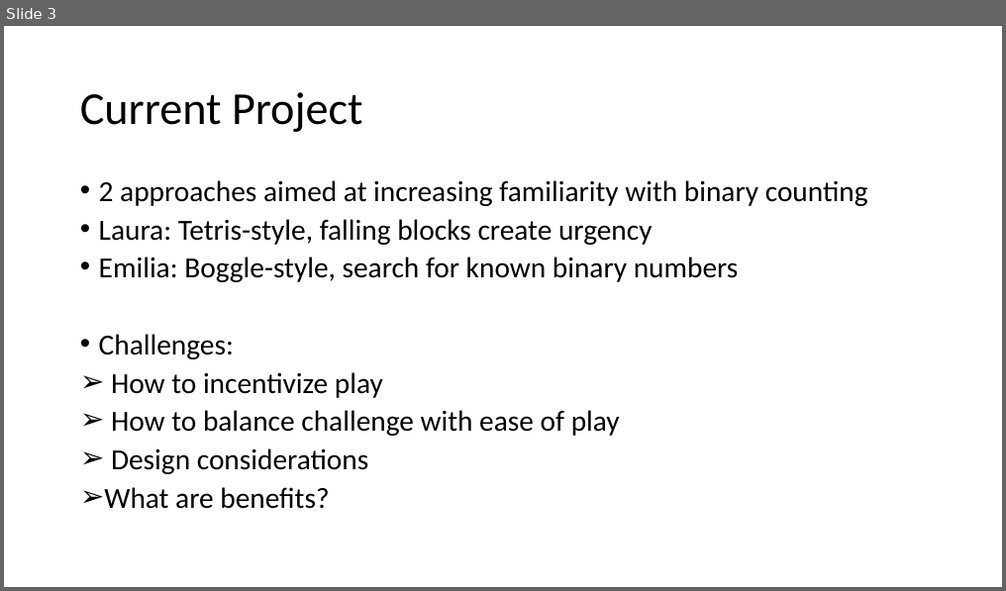
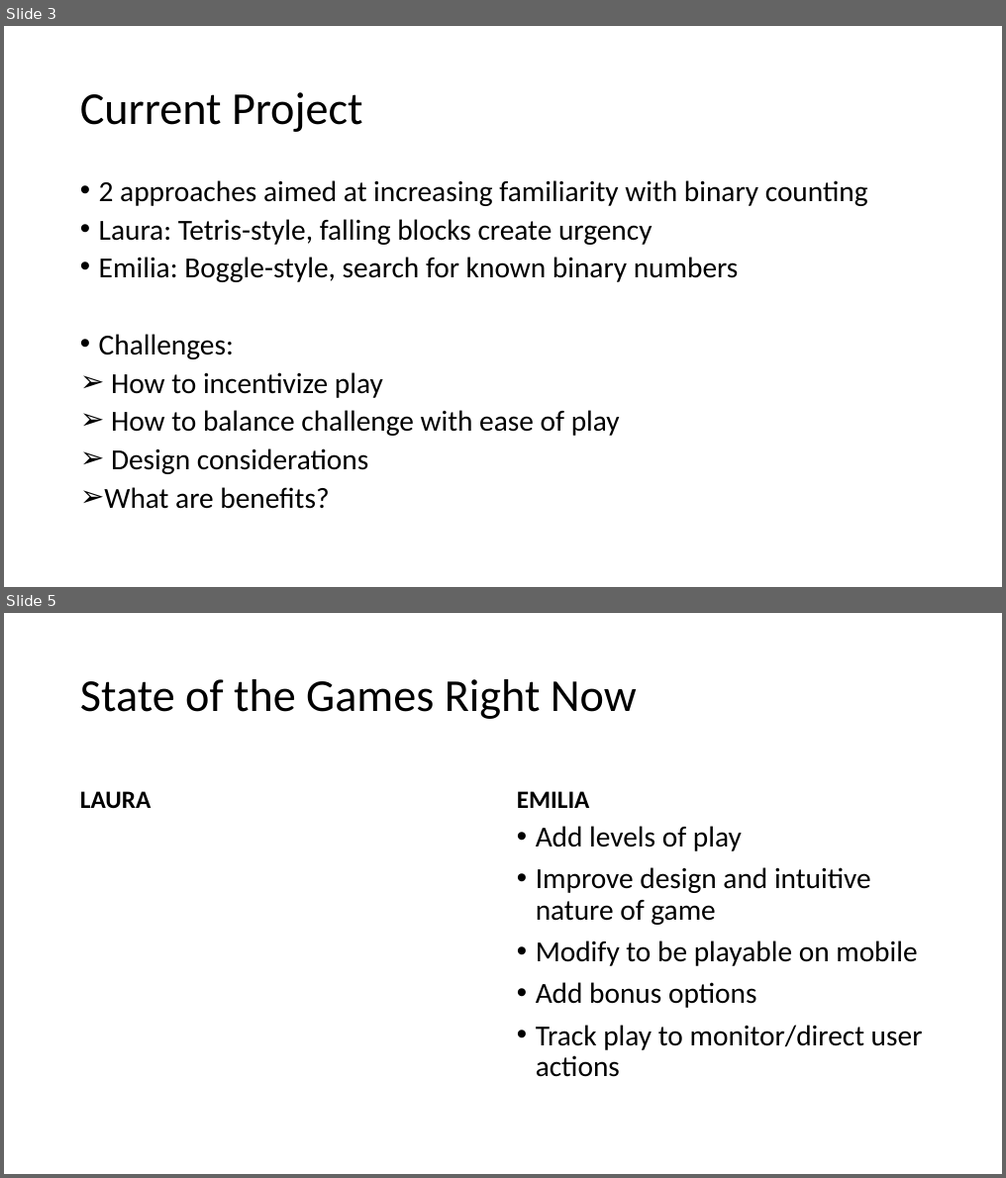
Before and after one commit to lvonessen/cse510-binaryproject, a slide deck: BinaryGames.pptx. Shown one above the other, each under a label of ours: slide 3 before the commit, slides 3 and 5 after it; the slides between them are not shown. The pictures are 1006x591 and 1006x1178 pixels, drawn with LibreOffice and Linux fonts; fonts in the diff are those of the drawing. Boxes give left, top, right and bottom in pixels: in the first picture for what was removed or moved away, otherwise in the second. Text is boxed around its words. In the diff, an @@ line names an element or a change of style, - is before the commit and + after.

```diff
--- a/BinaryGames.pptx
+++ b/BinaryGames.pptx
@@ slide 5 added at [4,613,1002,1174], background #FFFFFF @@
@@ title added at [80,679,637,719], 44 pt, text #000000 @@
+State of the Games Right Now
@@ text added at [80,791,151,809], 24 pt, text #000000, bold @@
+LAURA
@@ text added at [517,791,590,808], 24 pt, text #000000, bold @@
+EMILIA
@@ text added at [536,826,923,1077], 28 pt, text #000000 @@
+• Add levels of play
+• Improve design and intuitive nature of game
+• Modify to be playable on mobile
+• Add bonus options
+• Track play to monitor/direct user actions
```
Also in this commit, not shown: 2 other slides added.
